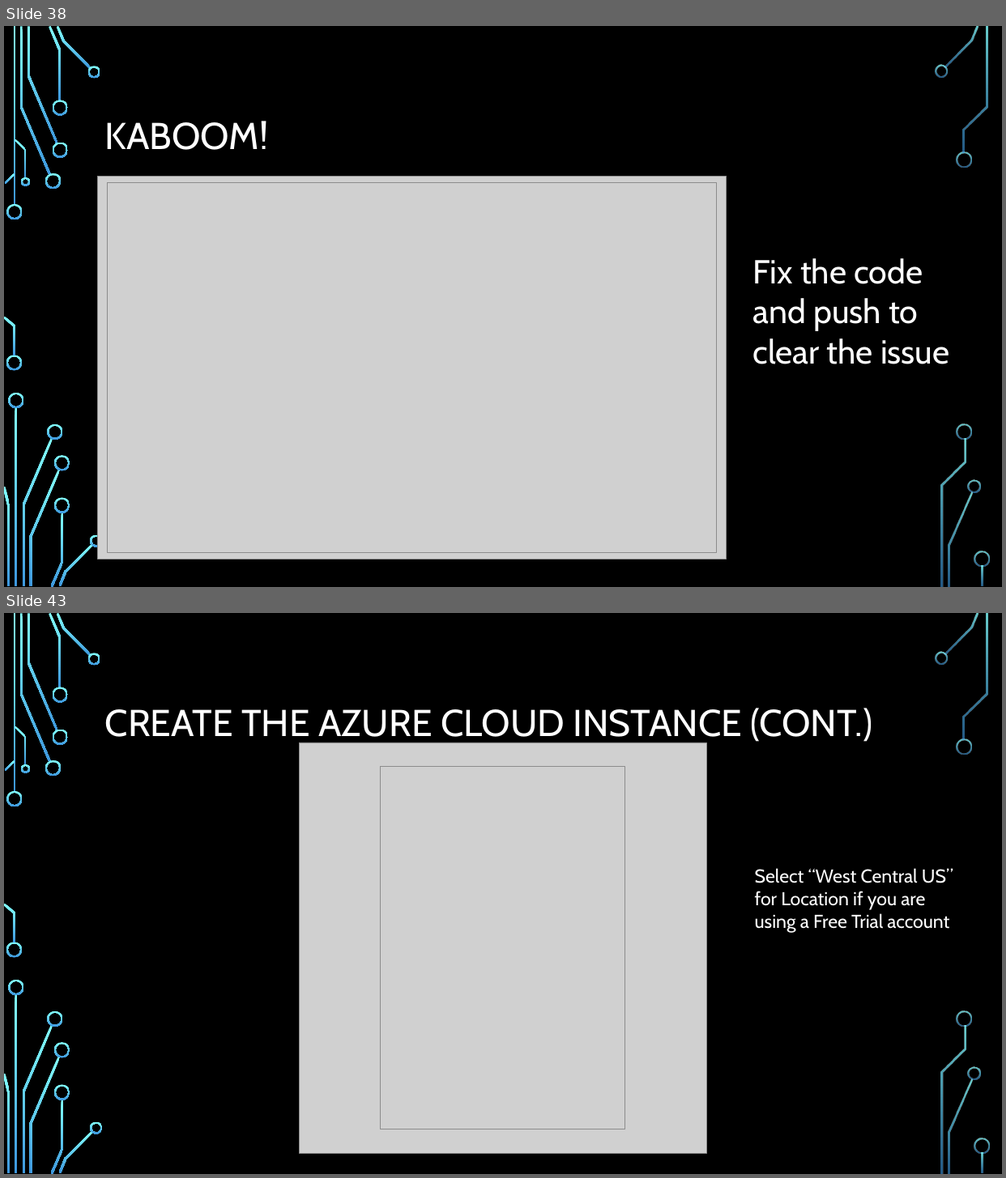
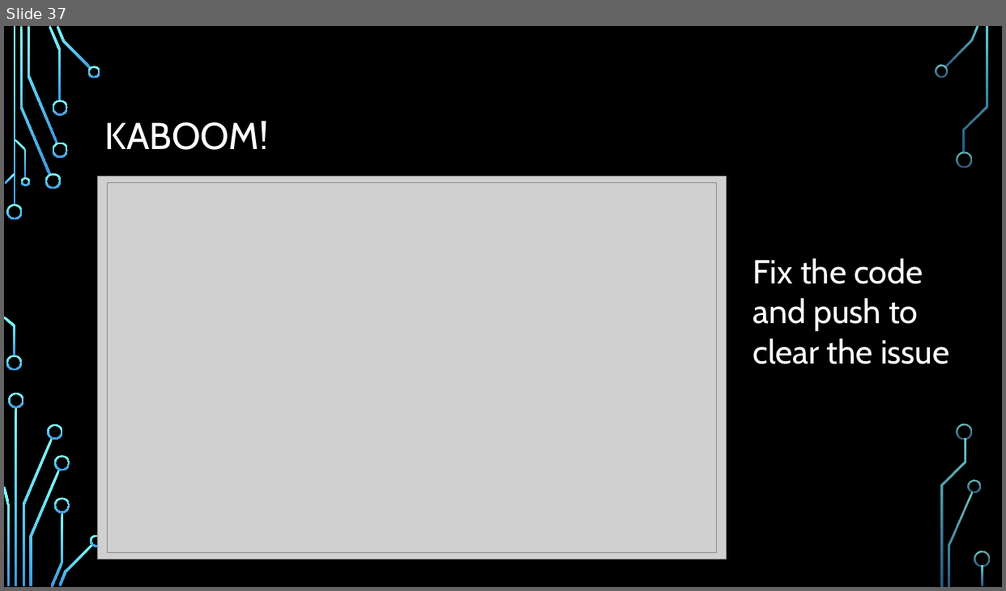
Before and after one commit to CedricAgoda/opensource-ci, a slide deck: Presentation/Full Open-Source CI.pptx. Shown one above the other, each under a label of ours: slides 38 and 43 before the commit, slide 37 after it; the slides between them are not shown. The pictures are 1006x1178 and 1006x591 pixels, drawn with LibreOffice and Linux fonts; fonts in the diff are those of the drawing; grey boxes stand for pictures; background and template pictures are left out. Boxes give left, top, right and bottom in pixels: in the first picture for what was removed or moved away, otherwise in the second. Text is boxed around its words. In the diff, an @@ line names an element or a change of style, - is before the commit and + after.

Commit message:
Improve Azure script and yaml (#11)
* Improve Azure script and yaml
* Final update of PPT

```diff
--- a/Presentation/Full Open-Source CI.pptx
+++ b/Presentation/Full Open-Source CI.pptx
@@ slide 43 removed at <box>4,613,1002,1174</box>, background picture (left out); not listed: 36 template elements that a slide beside it also shows @@
@@ title removed at <box>105,708,873,745</box> @@
-CREATE THE AZURE CLOUD INSTANCE (CONT.)
@@ picture removed at <box>299,743,706,1153</box> @@
@@ picture removed at <box>381,766,625,1129</box> @@
@@ text removed at <box>755,868,953,933</box> @@
-Select “West Central US” for Location if you are using a Free Trial account
@@ what was slide 38 is now slide 37 @@
```
Also in this commit, not shown: 7 slides changed, 7 slides added, 4 other slides removed, 4 other files.
